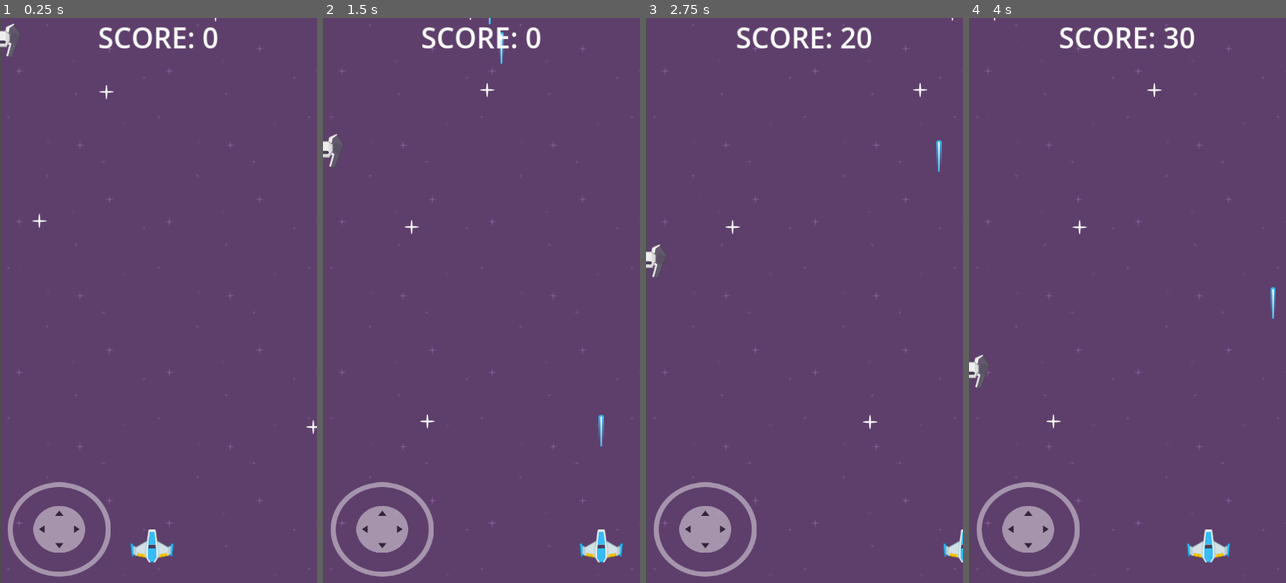
Above: before the commit, frames 1-4 (left to right).
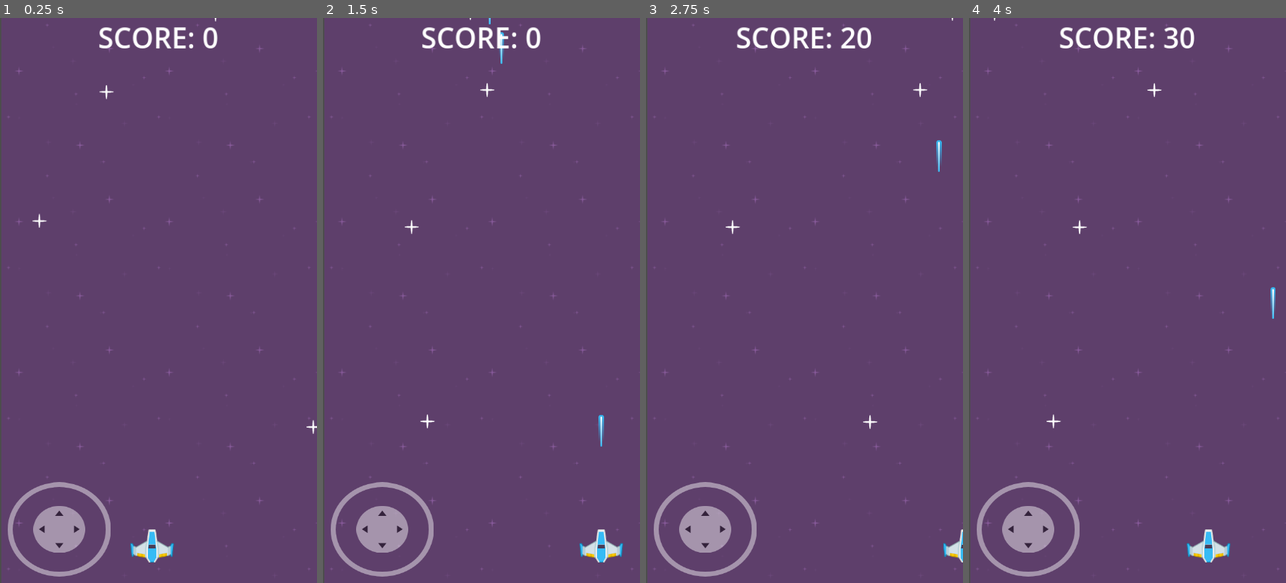
Above: after the commit, the same moments.

Repository: Unix-User/SpaceShooter
Game: Godot game, scene res://world.tscn
Same seed, same stepped clock (60 frames per second), same inputs: the game is played once before the commit and once after it.
Inputs (mouse positions are in pixels of both pictures, inside the frame that each line leads up to):
- Up to frame 1 (0.25 s): no input
- Up to frame 2 (1.5 s): move the mouse to (551, 272) at 0.52 s; hold D (move_right) 0.53-1.25 s; tap Space (shoot) at 0.6 s; click (551, 272) at 0.67 s; drag from (418, 328) to (598, 543) at 1.27 s
- Up to frame 3 (2.75 s): move the mouse to (836, 176) at 2.02 s; hold D (move_right) from 2.03 s (still down); tap Space (shoot) at 2.1 s
- Up to frame 4 (4 s): release D (move_right) at 2.75 s; drag from (1111, 413) to (1260, 153) at 2.77 s; move the mouse to (1222, 385) at 3.52 s; hold A (move_left) from 3.53 s (still down); tap Space (shoot) at 3.6 s

The runs differ from the first frame. In frame 1, 0.2% of the frame differs, in the area x 0-7%, y 1-7%; in frame 2, 0.2%, in the area x 0-7%, y 20-27%; in frame 3, 0.2%; in frame 4, 0.2%.

Commit message:
update -1

Diff:
--- a/World.gd
+++ b/World.gd
@@ -2,6 +2,7 @@
 @onready var pb = $ParallaxBackground
 @onready var control = $UiLayer/Control
 @onready var game_over_screen = $UiLayer/GameOverScreen
+const Enemyas = preload("res://characters/enemy/Enemy.tscn")
 
 var Laser = preload("res://projectiles/PlayerLaser.tscn")
 var score := 0:
--- a/characters/enemy/EnemySpawner.gd
+++ b/characters/enemy/EnemySpawner.gd
@@ -9,10 +9,6 @@
 	spawn_positions = $SpawnPositions.get_children()
 
 
-# Called every frame. 'delta' is the elapsed time since the previous frame.
-func _process(delta):
-	pass
-
 func spawn_enemy():
 	var index = randi() % spawn_positions.size()
 	var enemy = Enemy.instantiate()
@@ -22,3 +18,7 @@
 
 func _on_spawn_timer_timeout():
 	spawn_enemy()
+
+@warning_ignore("unused_parameter")
+func _on_enemy_area_entered(area):
+	pass # Replace with function body.
--- a/control.gd
+++ b/control.gd
@@ -4,12 +4,3 @@
 	set(value):
 		score.text = "SCORE: " + str(value)
 		print(value)
-
-# Called when the node enters the scene tree for the first time.
-func _ready():
-	pass # Replace with function body.
-
-
-# Called every frame. 'delta' is the elapsed time since the previous frame.
-func _process(delta):
-	pass
--- /dev/null
+++ b/enemy_spawner.tscn
@@ -0,0 +1,29 @@
+[gd_scene load_steps=2 format=3 uid="uid://cai4e60htm62t"]
+
+[ext_resource type="Script" path="res://characters/enemy/EnemySpawner.gd" id="1_66nvv"]
+
+[node name="EnemySpawner" type="Node2D"]
+script = ExtResource("1_66nvv")
+
+[node name="SpawnPositions" type="Node2D" parent="."]
+
+[node name="SpawnPosition_1" type="Marker2D" parent="SpawnPositions"]
+position = Vector2(70, 0)
+
+[node name="SpawnPosition_2" type="Marker2D" parent="SpawnPositions"]
+position = Vector2(170, 0)
+
+[node name="SpawnPosition_3" type="Marker2D" parent="SpawnPositions"]
+position = Vector2(270, 0)
+
+[node name="SpawnPosition_4" type="Marker2D" parent="SpawnPositions"]
+position = Vector2(370, 0)
+
+[node name="SpawnPosition_5" type="Marker2D" parent="SpawnPositions"]
+position = Vector2(470, 0)
+
+[node name="SpawnTimer" type="Timer" parent="."]
+wait_time = 1.5
+autostart = true
+
+[connection signal="timeout" from="SpawnTimer" to="." method="_on_spawn_timer_timeout"]
--- a/game_over_screen.gd
+++ b/game_over_screen.gd
@@ -1,16 +1,11 @@
 extends Control
 
 # Called when the node enters the scene tree for the first time.
-func _ready():
-	pass # Replace with function body.
-
 
 # Called every frame. 'delta' is the elapsed time since the previous frame.
-func _process(delta):
-	pass
 
 func _on_restart_button_pressed():
-	get_tree().reload_current_scene()
+	get_tree().change_scene_to_file("res://world.tscn")
 
 func set_score(value):
 	$Panel/Score.text = "SCORE: " + str(value)
--- a/world.tscn
+++ b/world.tscn
@@ -1,14 +1,13 @@
-[gd_scene load_steps=11 format=3 uid="uid://ca62b4vebssnp"]
+[gd_scene load_steps=10 format=3 uid="uid://ca62b4vebssnp"]
 
 [ext_resource type="Texture2D" uid="uid://dihi1f1lwf2vs" path="res://assets/Backgrounds/purple.png" id="1_4ywf1"]
 [ext_resource type="Script" path="res://World.gd" id="1_jvenn"]
 [ext_resource type="PackedScene" uid="uid://cvmnjm7irvic4" path="res://characters/player/player.tscn" id="2_hsy1p"]
 [ext_resource type="PackedScene" uid="uid://8a82lvcxfwie" path="res://control.tscn" id="2_jinrv"]
 [ext_resource type="PackedScene" uid="uid://c6e4edwlwajns" path="res://game_over_screen.tscn" id="3_d0tut"]
-[ext_resource type="PackedScene" uid="uid://cm381fkcaok4b" path="res://characters/enemy/enemy_spawner.tscn" id="3_esbgo"]
 [ext_resource type="Texture2D" uid="uid://ch5a3y0w6xavb" path="res://assets/Effects/star1.png" id="4_dwox6"]
 [ext_resource type="PackedScene" uid="uid://bulr8q8t27ogq" path="res://assets/joystick/virtual_joystick2.tscn" id="8_656ck"]
-[ext_resource type="PackedScene" uid="uid://gu8qdw33kcyw" path="res://characters/enemy/enemy.tscn" id="9_440wt"]
+[ext_resource type="PackedScene" uid="uid://cai4e60htm62t" path="res://enemy_spawner.tscn" id="8_qi547"]
 
 [sub_resource type="ParticleProcessMaterial" id="ParticleProcessMaterial_264jw"]
 particle_flag_disable_z = true
@@ -30,7 +29,8 @@
 
 [node name="HTTPRequest" type="HTTPRequest" parent="Player"]
 
-[node name="EnemySpawner" parent="." instance=ExtResource("3_esbgo")]
+[node name="Camera2D" type="Camera2D" parent="."]
+position = Vector2(267, 479)
 
 [node name="StarParticleEffect" type="GPUParticles2D" parent="."]
 visible = false
@@ -61,8 +61,6 @@
 region_enabled = true
 region_rect = Rect2(0, 0, 540, 960)
 
-[node name="WorldTimer" type="Timer" parent="."]
-
 [node name="UiLayer" type="CanvasLayer" parent="."]
 
 [node name="Control" parent="UiLayer" instance=ExtResource("2_jinrv")]
@@ -74,9 +72,6 @@
 action_up = "move_up"
 action_down = "move_down"
 
-[node name="Camera2D" type="Camera2D" parent="."]
-position = Vector2(267, 479)
-
-[node name="Enemy" parent="." instance=ExtResource("9_440wt")]
+[node name="EnemySpawner" parent="." instance=ExtResource("8_qi547")]
 
 [connection signal="spawn_laser" from="Player" to="." method="_on_player_spawn_laser"]
Not shown: 1 places in characters/enemy/enemy_spawner.tscn that only renumber resources
Not shown, changed: SpaceShooter.apk
Not shown, changed: SpaceShooter.apk.idsig
Not shown, added: wor41F9.tmp
Not shown, added: wor536E.tmp
Not shown, added: worE6EE.tmp
